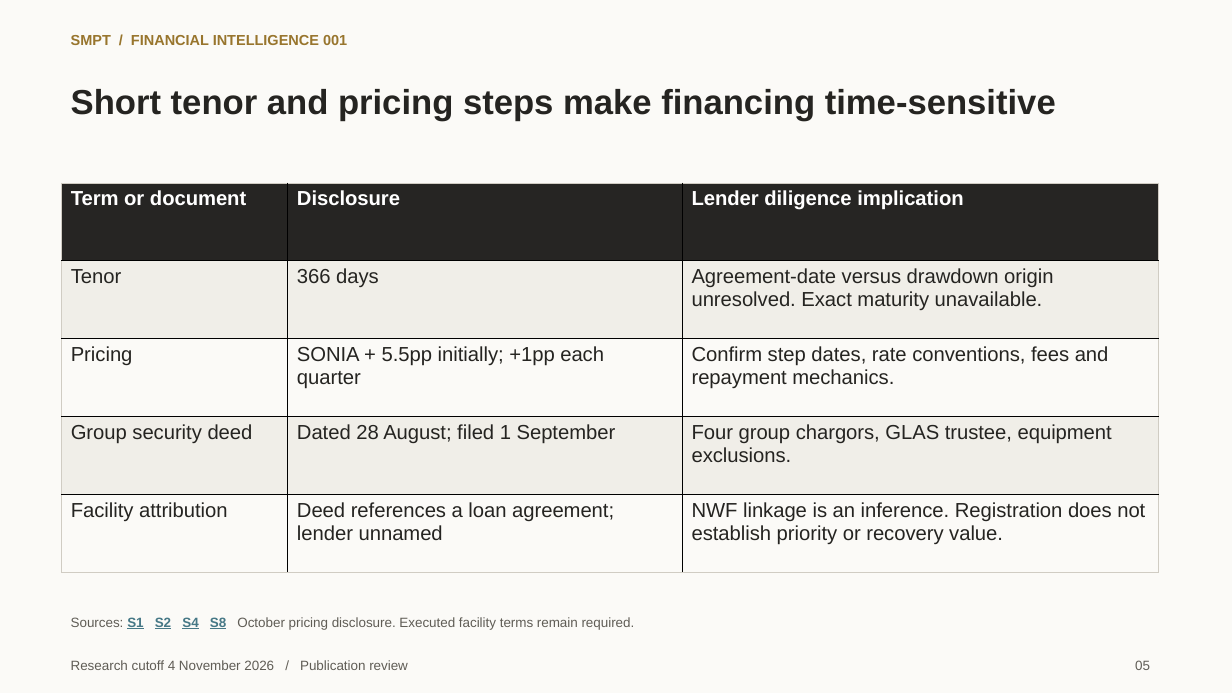
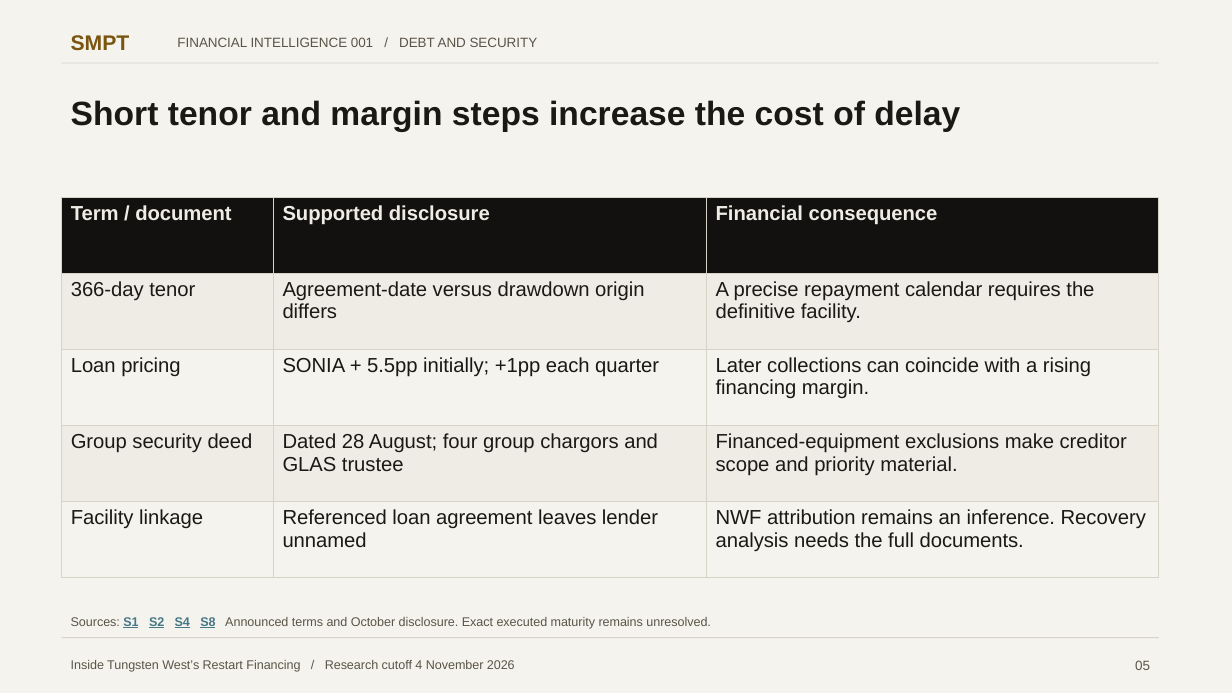
Before and after one commit to VSSpowerlifting/strategic-materials-policy-tracker, a slide deck: slide 5 of research/financial-intelligence/hemerdon-phase1c/SMPT_FI001_Hemerdon_Strategy_Deck.pptx. Drawn at 1232x693 pixels with LibreOffice and Linux fonts; fonts in the diff are those of the drawing. Boxes give left, top, right and bottom in pixels: in the first picture for what was removed or moved away, otherwise in the second. Text is boxed around its words. In the diff, an @@ line names an element or a change of style, - is before the commit and + after.

Commit message:
research: refine FI001 editorial narrative and SMPT publication design

```diff
--- a/research/financial-intelligence/hemerdon-phase1c/SMPT_FI001_Hemerdon_Strategy_Deck.pptx
+++ b/research/financial-intelligence/hemerdon-phase1c/SMPT_FI001_Hemerdon_Strategy_Deck.pptx
@@ background #FBFAF7 to #F5F3EE @@
@@ text added at (x1=71, y1=35, x2=130, y2=51), 16.5 pt, text #7A5510, bold @@
+SMPT
@@ text at (x1=177, y1=37, x2=538, y2=47): text changed; size 11.2 to 10.5 pt; text colour #98752D to #5B5548; bold off @@
-SMPT / FINANCIAL INTELLIGENCE 001
+FINANCIAL INTELLIGENCE 001 / DEBT AND SECURITY
@@ rectangle added at (x1=62, y1=63, x2=1160, y2=64), fill #D8D3C7 @@
@@ text at (x1=71, y1=100, x2=960, y2=132): text changed; size 27 to 26.2 pt; text colour #252421 to #1B1915 @@
-Short tenor and pricing steps make financing time-sensitive
+Short tenor and margin steps increase the cost of delay
@@ table at (x1=62, y1=198, x2=1160, y2=578) @@
-row 1: Term or document | Disclosure | Lender diligence implication
+row 1: Term / document | Supported disclosure | Financial consequence
-row 2: Tenor | 366 days | Agreement-date versus drawdown origin unresolved. Exact maturity unavailable.
+row 2: 366-day tenor | Agreement-date versus drawdown origin differs | A precise repayment calendar requires the definitive facility.
-row 3, column 1: Pricing
+row 3, column 1: Loan pricing
-row 3, column 3: Confirm step dates, rate conventions, fees and repayment mechanics.
+row 3, column 3: Later collections can coincide with a rising financing margin.
-row 4, column 2: Dated 28 August; filed 1 September
+row 4, column 2: Dated 28 August; four group chargors and GLAS trustee
-row 4, column 3: Four group chargors, GLAS trustee, equipment exclusions.
+row 4, column 3: Financed-equipment exclusions make creditor scope and priority material.
-row 5: Facility attribution | Deed references a loan agreement; lender unnamed | NWF linkage is an inference. Registration does not establish priority or recovery value.
+row 5: Facility linkage | Referenced loan agreement leaves lender unnamed | NWF attribution remains an inference. Recovery analysis needs the full documents.
@@ fill #262523 to #12110F in row 1 @@
@@ fill #F0EEE8 to #EFECE6 in 6 cells @@
@@ fill #FBFAF7 to #F5F3EE in 6 cells @@
@@ text colour #252421 to #1B1915 in "SONIA + 5.5pp initially; +1pp each quarter", "Group security deed" @@
@@ borders changed @@
@@ table resized from (x1=62, y1=183, x2=1160, y2=573) to (x1=62, y1=198, x2=1160, y2=578) @@
@@ text at (x1=71, y1=616, x2=711, y2=629): text changed; size 10.5 to 9.8 pt; text colour #605D56 to #5B5548 @@
-Sources: S1 S2 S4 S8 October pricing disclosure. Executed facility terms remain required.
+Sources: S1 S2 S4 S8 Announced terms and October disclosure. Exact executed maturity remains unresolved.
@@ rectangle added at (x1=62, y1=638, x2=1160, y2=639), fill #D8D3C7 @@
@@ text at (x1=71, y1=660, x2=515, y2=672): text changed; size 10.5 to 9.8 pt; text colour #605D56 to #5B5548 @@
-Research cutoff 4 November 2026 / Publication review
+Inside Tungsten West’s Restart Financing / Research cutoff 4 November 2026
```
Also in this commit, not shown: 8 other slides changed, 1 slide added, 1 slide removed, 16 other files.
